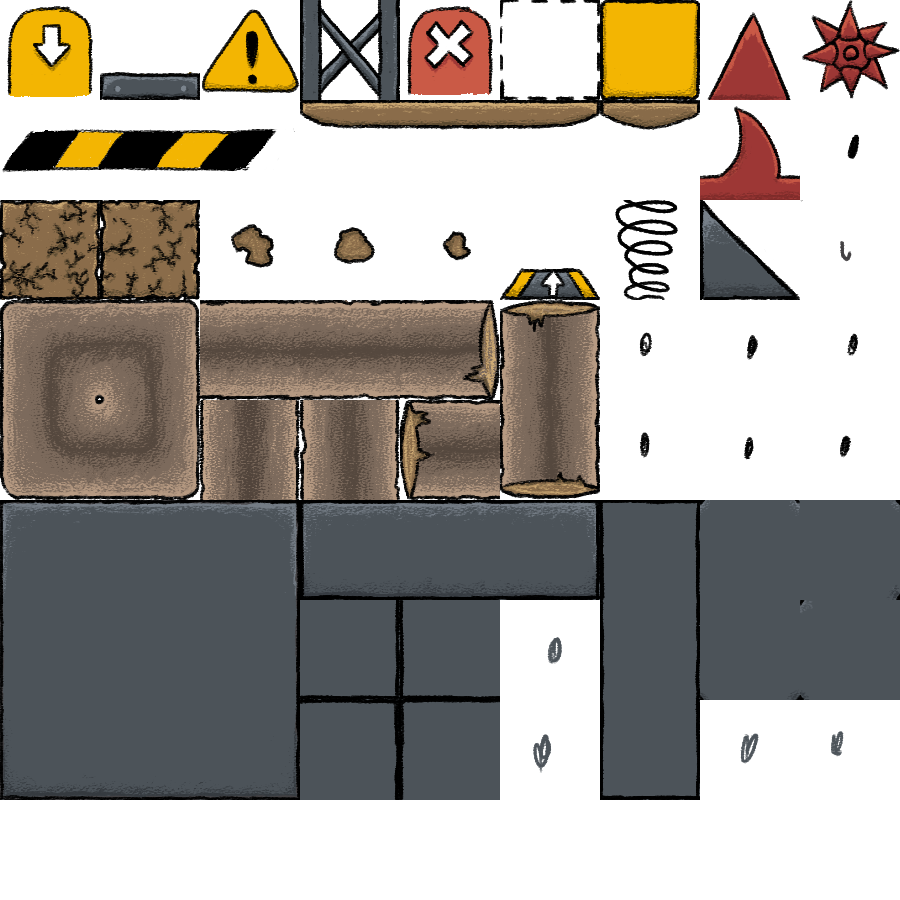
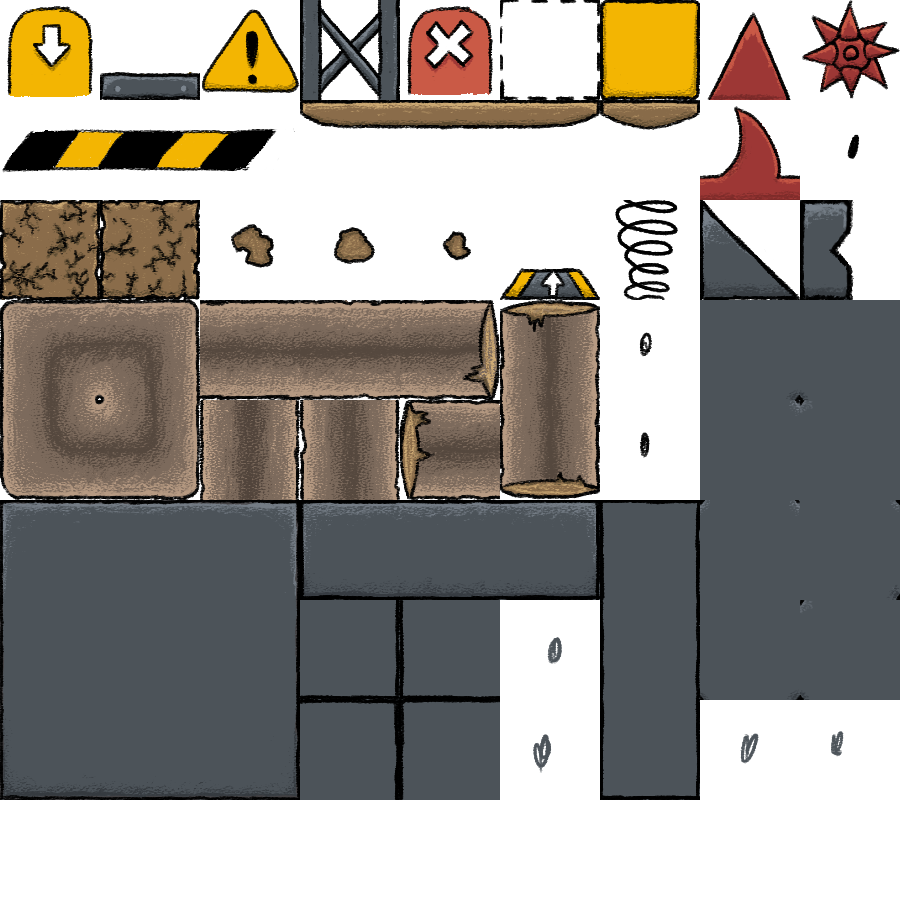
Layer changes from the first 900 × 900 image to the second:
added layer "Corners" above "Outline" over left=786, top=389, right=813, bottom=416
painted on "Outline" over left=744, top=200, right=858, bottom=460
painted on "Shading" over left=801, top=202, right=849, bottom=300
painted on "Color" over left=700, top=200, right=900, bottom=500
